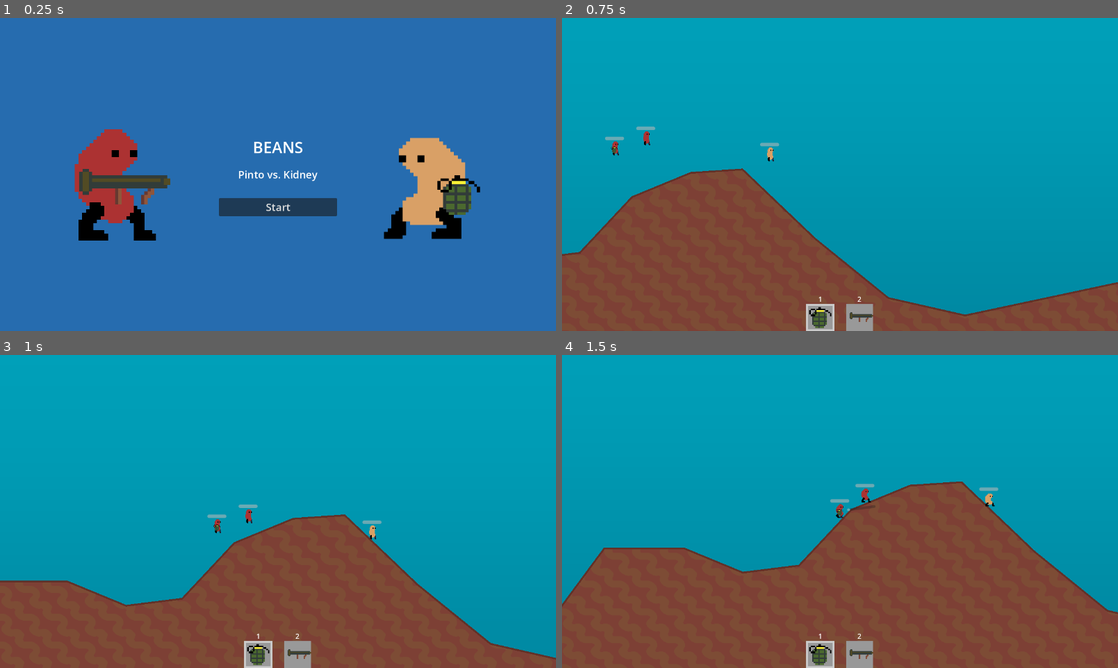
Above: before the commit, frames 1-4 (two rows, left to right).
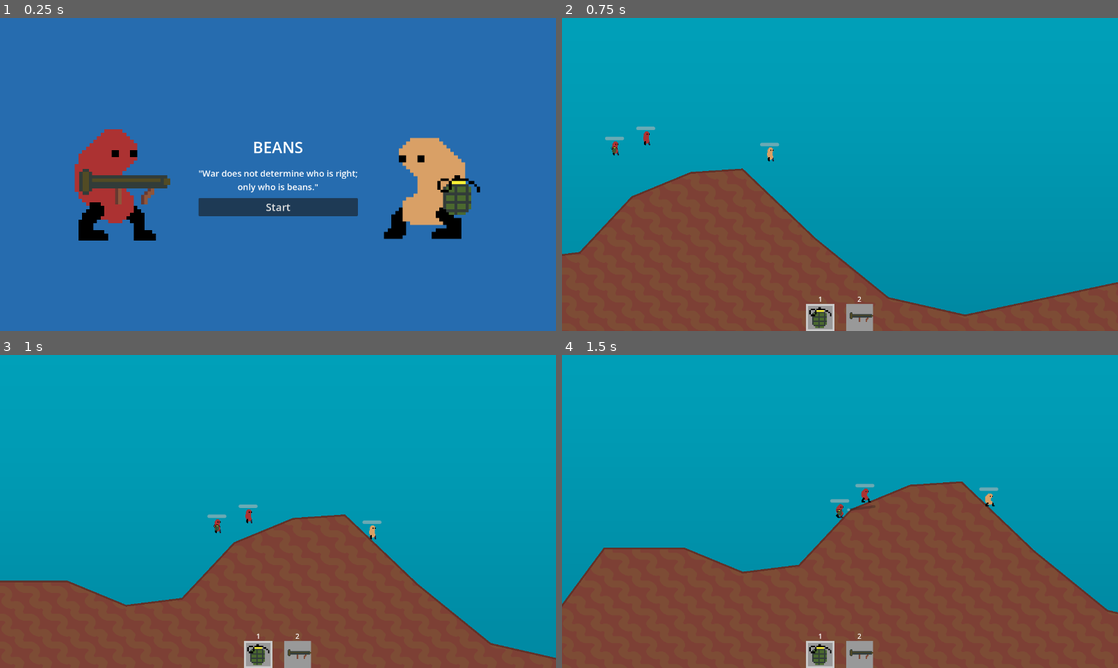
Above: after the commit, the same moments.

Repository: fredchien3/20-game-challenge
Game: Godot game, scene res://main/main.tscn
Two runs of this game, one before a commit and one after it. Both use one fixed random seed, a clock stepped at 60 frames per second and the inputs below.
Inputs (mouse positions are in pixels of both pictures, inside the frame that each line leads up to):
- Up to frame 1 (0.25 s): no input
- Up to frame 2 (0.75 s): click "Start" at 0.5 s
- Up to frame 3 (1 s): no input
- Up to frame 4 (1.5 s): move the mouse to (962, 495) at 1.27 s; hold D (move_right) from 1.28 s (still down); hold 1 (select_weapon_1) from 1.28 s (still down); click (962, 495) at 1.42 s

The runs differ from the first frame. In frame 1, 0.9% of the frame differs, in the area x 35-65%, y 48-64%; in frame 2, nothing differs; in frame 3, nothing differs; in frame 4, nothing differs.

Commit message:
Adjust main menu quote, add main menu button to game over menu

Diff:
--- a/7--worms/main/main.gd
+++ b/7--worms/main/main.gd
@@ -46,3 +46,7 @@
 func _on_continue_pressed() -> void:
 	get_tree().paused = false
 	paused_menu.visible = false
+
+
+func _on_main_menu_pressed() -> void:
+	get_tree().reload_current_scene()
--- a/7--worms/main/main.tscn
+++ b/7--worms/main/main.tscn
@@ -59,8 +59,9 @@
 size_flags_vertical = 3
 theme = ExtResource("3_xwkvk")
 theme_type_variation = &"HeaderLarge"
-theme_override_font_sizes/font_size = 24
-text = "Pinto vs. Kidney"
+theme_override_font_sizes/font_size = 20
+text = "\"War does not determine who is right;
+only who is beans.\""
 horizontal_alignment = 1
 
 [node name="Start" type="Button" parent="MainMenu/Container" unique_id=2040872817]
@@ -118,11 +119,16 @@
 
 [node name="Winner" type="Label" parent="GameOverMenu/Container" unique_id=899992650]
 layout_mode = 2
+text = "winner_text"
 horizontal_alignment = 1
 
 [node name="Restart" type="Button" parent="GameOverMenu/Container" unique_id=72066720]
 layout_mode = 2
 text = "Restart"
+
+[node name="MainMenu" type="Button" parent="GameOverMenu/Container" unique_id=2026402726]
+layout_mode = 2
+text = "Main Menu"
 
 [node name="PauseMenu" type="CanvasLayer" parent="." unique_id=1337426670]
 visible = false
@@ -160,4 +166,5 @@
 
 [connection signal="pressed" from="MainMenu/Container/Start" to="." method="_on_start_pressed"]
 [connection signal="pressed" from="GameOverMenu/Container/Restart" to="." method="_on_start_pressed"]
+[connection signal="pressed" from="GameOverMenu/Container/MainMenu" to="." method="_on_main_menu_pressed"]
 [connection signal="pressed" from="PauseMenu/Container/Continue" to="." method="_on_continue_pressed"]
